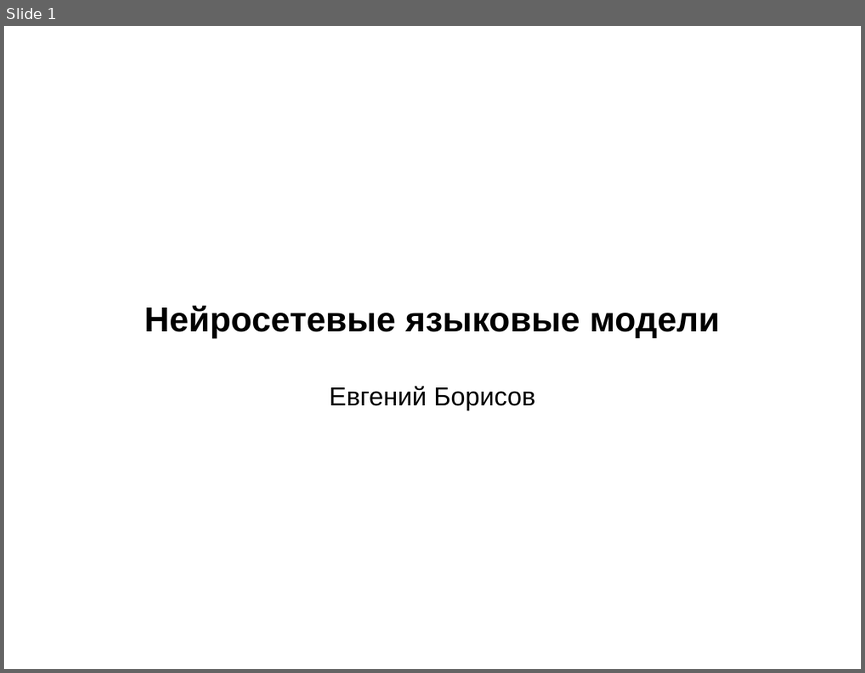
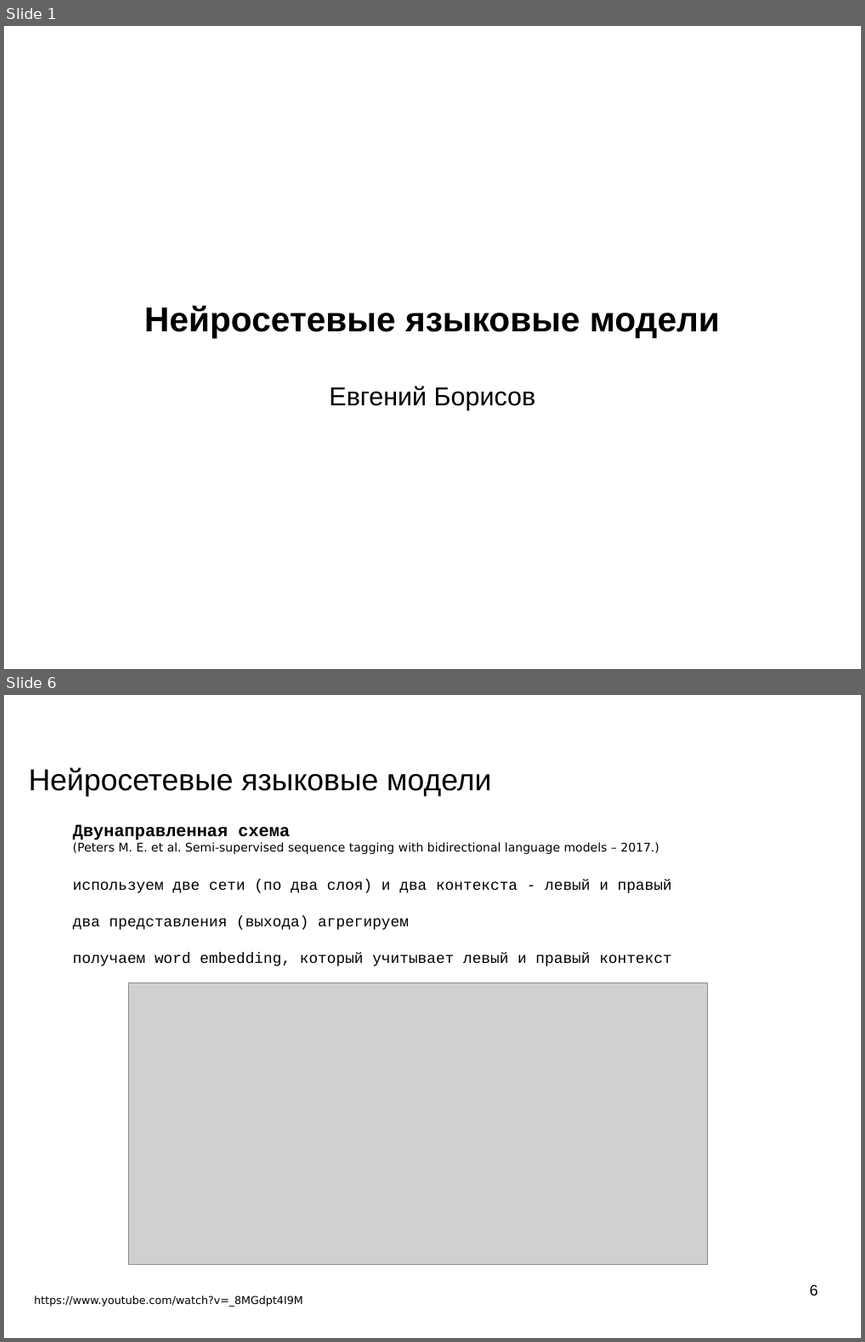
Before and after one commit to mechanoid5/ml_nlp_2022, a slide deck: 11-ann-lang-model.odp. Shown one above the other, each under a label of ours: slide 1 before the commit, slides 1 and 6 after it; the slides between them are not shown. The pictures are 865x673 and 865x1342 pixels, drawn with LibreOffice and Linux fonts; fonts in the diff are those of the drawing; grey boxes stand for pictures; background and template pictures are left out. Boxes give left, top, right and bottom in pixels: in the first picture for what was removed or moved away, otherwise in the second. Text is boxed around its words. In the diff, an @@ line names an element or a change of style, - is before the commit and + after.

```diff
--- a/11-ann-lang-model.odp
+++ b/11-ann-lang-model.odp
@@ slide 6 added at [4,695,861,1338], background picture (left out) @@
@@ title added at [29,767,491,796], 28 pt, text #000000 @@
+Нейросетевые языковые модели
@@ text added at [73,824,672,966], 14 pt, text #000000 @@
+Двунаправленная схема
+(Peters M. E. et al. Semi-supervised sequence tagging with bidirectional language models – 2017.)
+используем две сети (по два слоя) и два контекста - левый и правый
+два представления (выхода) агрегируем
+получаем word embedding, который учитывает левый и правый контекст
@@ picture added at [129,982,709,1265] @@
@@ text added at [34,1295,302,1306], 10 pt, text #000000 @@
+https://www.youtube.com/watch?v=_8MGdpt4I9M
@@ page number added at [810,1284,818,1295], 14 pt, text #000000 @@
+6
```
Also in this commit, not shown: 6 slides changed, 5 other slides added, 1 slide removed.
